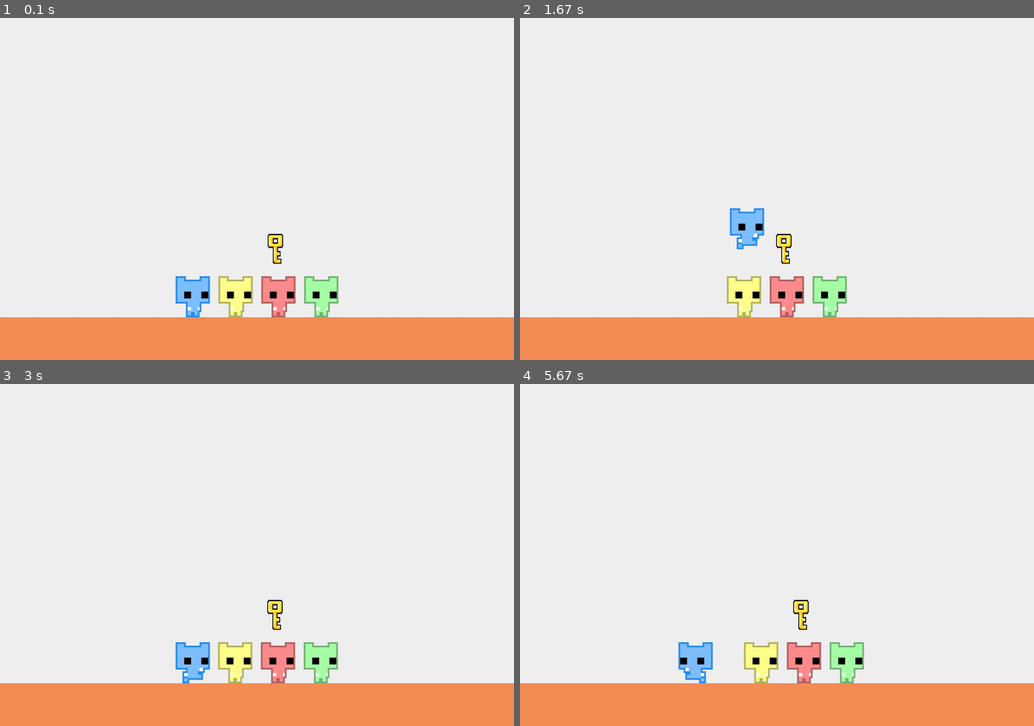
Above: before the commit, frames 1-4 (two rows, left to right).
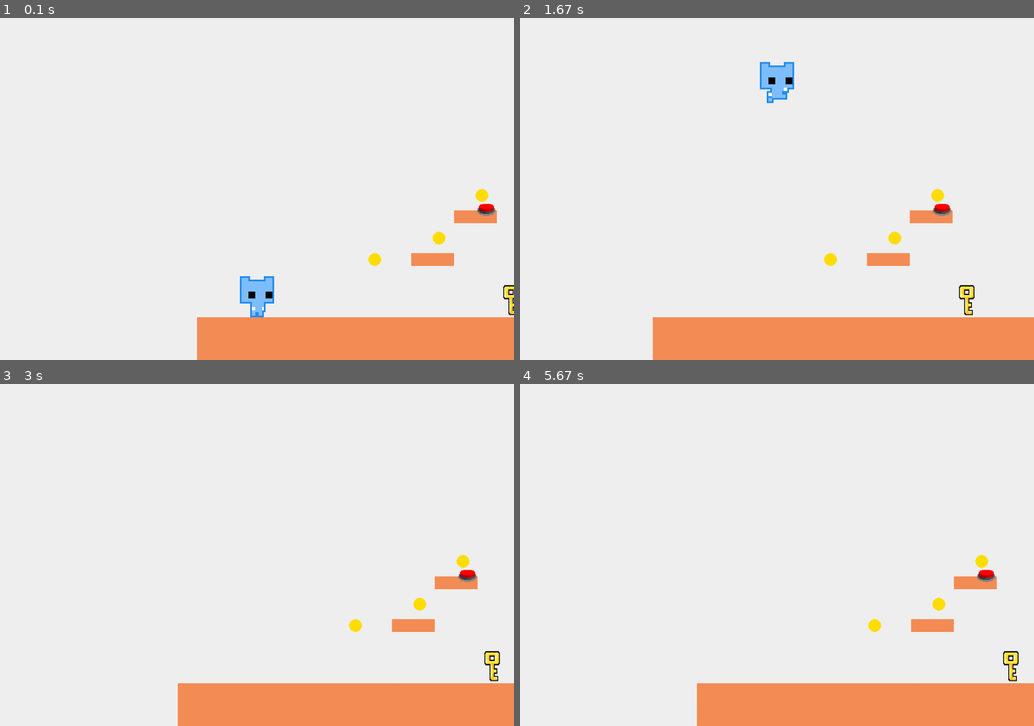
Above: after the commit, the same moments.

Repository: Jaden505/Pico-MAPPO
Game: pygame game, started from play_with_agents.py
Same seed, same stepped clock (60 frames per second), same inputs: the game is played once before the commit and once after it.
Inputs:
- Up to frame 1 (0.1 s): no input
- Up to frame 2 (1.67 s): tap Space at 0.33, 0.73, 1.03, 1.23, 1.53 s; hold Right 0.67-1.13 s; hold Right 1.17-1.63 s
- Up to frame 3 (3 s): hold Left 1.67-2.2 s; tap Space at 1.73, 2.03, 2.3, 2.6, 2.73 s; hold Left 2.23-2.63 s; hold Right from 2.67 s (still down)
- Up to frame 4 (5.67 s): tap Space at 3.03, 3.4, 3.7, 3.9, 4.2, 4.4, 4.7, 4.9, 5.2, 5.47 s; release Right at 3.3 s; hold Left 3.33-3.8 s; hold Right 3.83-4.3 s; hold Right 4.33-4.8 s; hold Left 4.83-5.37 s; hold Left from 5.4 s (still down)

The runs differ from the first frame. In frame 1, 8.8% of the frame differs, in the area x 0-100%, y 50-100%; in frame 2, 7.7%; in frame 3, 8.2%; in frame 4, 8.2%.

Commit message:
add coins to solve reward scarcity problem

Diff:
--- a/Game/entities/door.py
+++ b/Game/entities/door.py
@@ -4,7 +4,7 @@
     def __init__(self, position, is_open=False):
         left, bottom = position
         self.is_open = is_open
-
+        self.left = left
         width, height = 130, 130
 
         def load_sprite(path):
--- a/Game/env.py
+++ b/Game/env.py
@@ -16,10 +16,10 @@
             self.clock = pygame.time.Clock()
 
         self.agents = [
-            Player((100, 620)), # blue
-            Player((200, 620), 'yellow'),
-            Player((300, 620), 'red'),
-            Player((700, 620), 'green')
+            Player((100, 600)), # blue
+            Player((250, 600), 'yellow'),
+            Player((400, 600), 'red'),
+            Player((550, 600), 'green')
         ]
 
         self.agent_actions = ['stand', 'jump', 'left', 'right']
@@ -32,6 +32,7 @@
         self.door = level["door"]
         self.key = level["key"]
         self.button = level["button"]
+        self.coins = level["coins"]
         self.level = level
 
         self.done = False
@@ -119,15 +120,19 @@
         xmin_limit, xmax_limit = find_outer_x_limits(self.agents, self.screen_height)
 
         action = self.agent_actions[action_ind]
-        agent.handle_input(action, dt)
+        # agent.handle_input(action, dt)
 
         if self.visualize:
             self.draw_objects((xmin_limit, 0), dt)
 
-        self.move_objects(xmin_limit, xmax_limit, dt)
+        prev_dist = abs(self.door.left - agent.x) # Distance to door before move
+        # self.move_objects(xmin_limit, xmax_limit, dt)
+        curr_dist = abs(self.door.left - agent.x)
+
         self.interact_object(agent)
 
         self.reward -= 0.05  # Small penalty for each step taken
+        self.reward += (prev_dist - curr_dist) * 0.01 # Small reward for moving towards door
 
         if not self.agents:  # All agents have exited through the door
             self.done = True
@@ -148,14 +153,14 @@
         self.door = level["door"]
         self.key = level["key"]
         self.button = level["button"]
+        self.coins = level["coins"]
         self.level = level
 
-        # Reset agents
         self.agents = [
-            Player((100, 420)), # blue
-            Player((300, 420), 'yellow'),
-            Player((500, 420), 'red'),
-            Player((700, 420), 'green')
+            Player((100, 600)), # blue
+            Player((250, 600), 'yellow'),
+            Player((400, 600), 'red'),
+            Player((550, 600), 'green')
         ]
 
         if self.visualize:
@@ -163,7 +168,7 @@
                 if event.type == pygame.QUIT:
                     break
 
-    def draw_objects(self, offset, dt):
+    def draw_objects(self, offset, dt, show_coins=True):
         self.screen.fill((240,240,240)) # Beige background
 
         for g in self.static_obstacles:
@@ -181,4 +186,9 @@
         for a in self.agents:
             self.screen.blit(a.sprite, (a.x - offset[0], a.y - offset[1]))
 
+        if show_coins:
+            for c in self.coins:
+                pygame.draw.ellipse(self.screen, (255, 223, 0), (c.x - offset[0], c.y - offset[1], c.width, c.height))
+
+
         pygame.display.flip()
--- a/Game/game.py
+++ b/Game/game.py
@@ -16,9 +16,9 @@
 
         self.player = Player((100, 620))  # on floor (700 - 80)
         self.agents = [
-            Player((200, 620), 'yellow'),
-            Player((300, 620), 'red'),
-            Player((400, 620), 'green')
+            # Player((200, 620), 'yellow'),
+            # Player((300, 620), 'red'),
+            # Player((400, 620), 'green')
         ]
 
         self.agents_and_player = self.agents + [self.player]
@@ -29,6 +29,7 @@
         self.door = level["door"]
         self.key = level["key"]
         self.button = level["button"]
+        self.coins = level["coins"]
 
     def draw_objects(self, offset, dt):
         self.screen.fill((240,240,240)) # Beige background
@@ -47,6 +48,9 @@
 
         for a in self.agents_and_player:
             self.screen.blit(a.sprite, (a.x - offset[0], a.y - offset[1]))
+
+        for c in self.coins:
+            pygame.draw.ellipse(self.screen, (255, 223, 0), (c.x - offset[0], c.y - offset[1], c.width, c.height))
 
 
     def interact_object(self):
--- a/Game/levels.py
+++ b/Game/levels.py
@@ -6,9 +6,10 @@
 def get_levels():
     levels = []
 
-    # Level 0 – Simple walk, open door
+    # Level 0 – Simple walk, open door jump over small block
     levels.append({
         "static_obstacles": [pygame.Rect(0, 700, 2000, 100), pygame.Rect(1000, 600, 100, 100)],
+        "coins": [pygame.Rect(950, 550, 30, 30), pygame.Rect(1050, 550, 30, 30)], # enourage jumping
         "door": Door((1800, 700), is_open=True),
         "key": None,
         "button": None
@@ -17,8 +18,10 @@
     # Level 1 – Basic key pickup
     levels.append({
         "static_obstacles": [pygame.Rect(-500, 700, 2500, 100)],
+        # encourage collecting key first with coins near key
+        "coins": [pygame.Rect(750, 550, 30, 30), pygame.Rect(820, 620, 30, 30), pygame.Rect(900, 550, 30, 30)],
         "door": Door((1800, 700)),
-        "key": Key((300, 500)),
+        "key": Key((800, 450)),
         "button": None
     })
 
@@ -30,6 +33,7 @@
             pygame.Rect(800, 520, 120, 100),
             pygame.Rect(1000, 420, 120, 100)
         ],
+        "coins": [pygame.Rect(620, 550, 30, 30), pygame.Rect(820, 470, 30, 30), pygame.Rect(1020, 370, 30, 30)],
         "door": Door((1800, 700)),
         "key": Key((1040, 340)),
         "button": None
@@ -38,11 +42,14 @@
     # Level 3 – Pit gap
     levels.append({
         "static_obstacles": [
-            pygame.Rect(0, 700, 500, 100),
-            pygame.Rect(600, 700, 1500, 100)
+            pygame.Rect(0, 700, 700, 100),
+            pygame.Rect(800, 700, 1800, 100)
         ],
+        "coins": [pygame.Rect(200, 650, 30, 30), pygame.Rect(700, 650, 30, 30), pygame.Rect(1200, 650, 30, 30),
+                    pygame.Rect(900, 550, 30, 30), pygame.Rect(1000, 550, 30, 30)
+                  ],
         "door": Door((2000, 700)),
-        "key": Key((900, 620)),
+        "key": Key((900, 450)),
         "button": None
     })
 
@@ -54,6 +61,11 @@
             pygame.Rect(800, 600, 300, 100),
             pygame.Rect(1200, 700, 1000, 100)
         ],
+        # Coins to encourage jumping on all platforms
+        "coins": [pygame.Rect(250, 650, 30, 30),
+                  pygame.Rect(450, 600, 30, 30), pygame.Rect(650, 600, 30, 30),
+                  pygame.Rect(850, 550, 30, 30), pygame.Rect(1050, 550, 30, 30)
+                 ],
         "door": Door((2000, 700)),
         "key": Key((850, 520)),
         "button": None
@@ -63,28 +75,42 @@
     bridge = pygame.Rect(1000, 650, 200, 0)
     levels.append({
         "static_obstacles": [
-            pygame.Rect(0, 700, 900, 100),
+            pygame.Rect(-200, 700, 1100, 100),
             pygame.Rect(1200, 700, 1800, 100),
             bridge
         ],
+        # Coins to encourage going to key and button first
+        "coins": [
+                  pygame.Rect(-50, 650, 30, 30), pygame.Rect(-70, 550, 30, 30),
+                  pygame.Rect(900, 550, 30, 30), pygame.Rect(1080, 600, 30, 30),
+                  pygame.Rect(1300, 650, 30, 30), pygame.Rect(1700, 650, 30, 30)
+                 ],
         "door": Door((2900, 700)),
-        "key": Key((2000, 620)),
+        "key": Key((-100, 450)),
         "button": Button((850, 700), bridge, mode='appear', appear_height=50)
     })
 
     # Level 6 – Multi-jump to key
-    bridge = pygame.Rect(300, 700, 200, 0)
+    bridge = pygame.Rect(800, 700, 200, 0)
     levels.append({
         "static_obstacles": [
-            pygame.Rect(0, 700, 300, 100),
-            pygame.Rect(500, 650, 200, 100),
+            pygame.Rect(0, 700, 800, 100),
+            pygame.Rect(1000, 650, 200, 100),
             bridge,
-            pygame.Rect(800, 600, 200, 100),
-            pygame.Rect(1100, 700, 2000, 100)
+            pygame.Rect(1300, 600, 200, 100),
+            pygame.Rect(1600, 700, 2000, 100)
         ],
+        # Coins to encourage going stacking players for jump annd under key to stack
+        "coins": [
+                    pygame.Rect(900, 450, 30, 30), pygame.Rect(400, 650, 30, 30),
+                    pygame.Rect(1050, 600, 30, 30), pygame.Rect(800, 500, 30, 30),
+                    pygame.Rect(1350, 550, 30, 30), pygame.Rect(1650, 650, 30, 30),
+                    pygame.Rect(1400, 420, 30, 30), pygame.Rect(1350, 450, 30, 30),
+                    pygame.Rect(1480, 450, 30, 30)
+                     ],
         "door": Door((2800, 700)),
         "key": Key((1400, 300)),
-        "button": Button((650, 650), bridge, mode='appear', appear_height=50)
+        "button": Button((1050, 650), bridge, mode='appear', appear_height=50)
     })
 
     # Level 7 – Button removes wall
@@ -97,6 +123,11 @@
             pygame.Rect(600, 450, 100, 30),
             pygame.Rect(1150, 700, 2000, 100)
         ],
+        "coins": [
+                    pygame.Rect(400, 550, 30, 30), pygame.Rect(1050, 550, 30, 30),
+                    pygame.Rect(550, 500, 30, 30), pygame.Rect(650, 400, 30, 30),
+                    pygame.Rect(1200, 650, 30, 30), pygame.Rect(1600, 650, 30, 30)
+                 ],
         "door": Door((2800, 700)),
         "key": Key((700, 620)),
         "button": Button((650, 450), wall, mode='dissapear')
--- a/Game/player.py
+++ b/Game/player.py
@@ -74,7 +74,7 @@
         if key == 'right':
             self.vx = self.acx * dt
             self.facing_left = False
-        if key == 'jump' and not self.jumping:
+        if key == 'jump':
             self.jumping = True
             self.vy = -self.acy * dt
         if key == 'stand':
--- a/MAPPO/ppo.py
+++ b/MAPPO/ppo.py
@@ -25,8 +25,8 @@
 
 
     def init_hyperparams(self):
-        self.timesteps_per_batch = 4000
-        self.max_timesteps_per_episode = 900
+        self.timesteps_per_batch = 400
+        self.max_timesteps_per_episode = 70
         self.n_iterations = 100
         self.clip = 0.2
         self.lr = 0.005
@@ -42,12 +42,12 @@
 
         return rewards_to_go
 
-    def gather_experience(self, return_dict, thread_id, visualize=False):
+    def gather_experience(self, env, return_dict, thread_id):
         ep_rewards = []
         ep_states = []
         ep_action_logs = []
 
-        env = Environment(level_index=self.highest_level, visualize=visualize)
+        env.reset(self.highest_level)
         state = env.get_state()
         done = False
 
@@ -75,6 +75,8 @@
 
 
     def rollout(self):
+        envs = [Environment(level_index=self.highest_level, visualize=(i==self.max_threads-1)) for i in range(self.max_threads)]
+
         states = []
         action_logs = []
         rewards = []
@@ -84,25 +86,26 @@
         t = 0
 
         # create n threads to collect experience
-        # if thread ends before timesteps_per_batch is reached, create a new thread
         while t < self.timesteps_per_batch:
             threads = []
             return_dict = {}
 
             n_live_threads = min(self.max_threads, (self.timesteps_per_batch - t) // self.max_timesteps_per_episode + 1)
             for i in range(n_live_threads-1):
-                thread = threading.Thread(target=self.gather_experience, args=(return_dict, i))
+                thread = threading.Thread(target=self.gather_experience, args=(envs[i], return_dict, i))
                 threads.append(thread)
                 thread.start()
 
             # Run a batch on the main thread with visualization for debugging
-            self.gather_experience(return_dict, n_live_threads, visualize=True)
+            self.gather_experience(envs[-1], return_dict, n_live_threads)
             threads.append(None)  # Placeholder for main thread
 
             for i, thread in enumerate(threads):
                 if thread:
                     thread.join()
-                ep_states, ep_action_logs, ep_rewards = return_dict[i]
+                    ep_states, ep_action_logs, ep_rewards = return_dict[i]
+                else:
+                    ep_states, ep_action_logs, ep_rewards = return_dict[n_live_threads]
 
                 states.extend(ep_states)
                 action_logs.extend(ep_action_logs)
@@ -115,11 +118,14 @@
                 if t >= self.timesteps_per_batch:
                     break
 
+            print(f"Collected {t} timesteps")
+
         return np.array(states), torch.tensor(action_logs), rewards, torch.tensor(rewards_to_go).float(), batch_lens
 
 
     def learn(self):
         for _ in range(self.n_iterations):
+            print(f"Starting iteration {_+1}/{self.n_iterations}")
             states, action_logs, rewards, rewards_to_go, batch_lens = self.rollout()
 
             # Calculate advantage
--- a/play_with_agents.py
+++ b/play_with_agents.py
@@ -1,4 +1,3 @@
 from Game.game import Game
 
-if __name__ == "__main__":
-    Game(1).run_game()
+Game(7).run_game()
Binary file added: Game/sprites/coin.png
